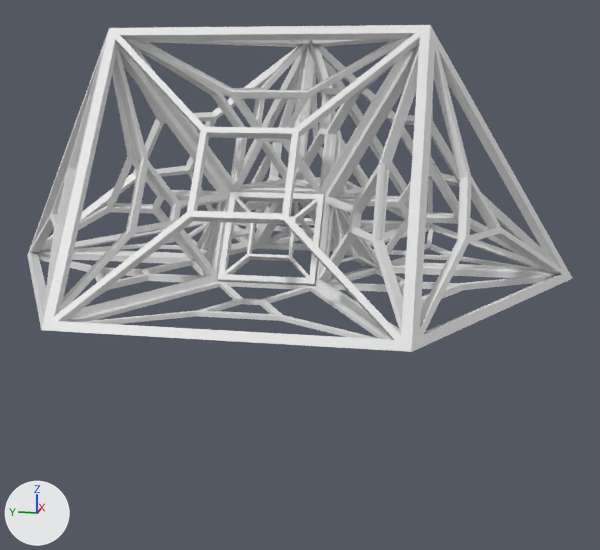
The Blender file public/models/prime_radiant/PrimeRadiantHalfToFull_Cage.blend: old version first, new version second.
Rendered twice from a 50 mm lens placed at (-144.2, -31.4, 31.2), pointed at (1.5, -2.2, -5.2). Lighting does not change. The marker at lower left points along +X, +Y and +Z.

The first picture shows 'cage_half_x2'.
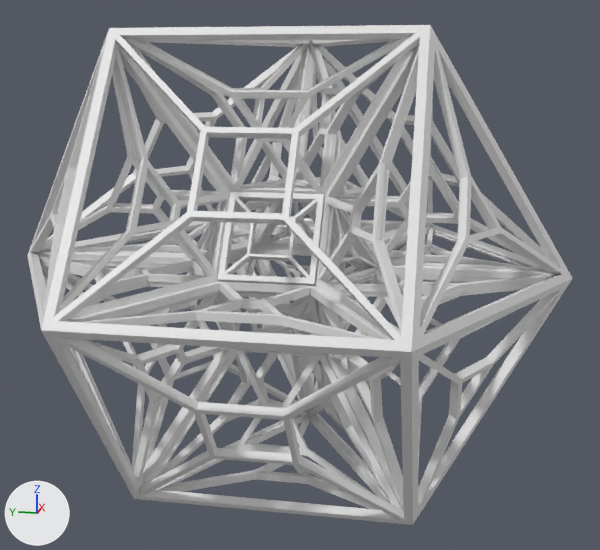
The newer file is also turned or shifted as a whole; pictures and numbers use the older file's frame.

What differs and where, as boxes (x1, y1, x2, y2) in the pictures (600 x 550 px):
'cage_half_x2', reshaped (53% taller): before (27, 25, 573, 352); after (27, 25, 573, 525)
part 1 of me_cage_half_x2, added: after (28, 224, 572, 525)

The edits, one by one:
me_cage_half_x2 is used by ob_cage_half_x2; location (0.0, 0.0, 0.0).
me_cage_half_x2 had 22902 vertices, 46336 faces and spanned x -43.2..45.8, y -50.2..51.5, z -3.6..37.9.
me_cage_half_x2 now has 28710 vertices, 59196 faces and spans x -43.2..45.8, y -50.2..51.5, z -45.2..37.9.
me_cage_half_x2 part 1: 5808 vertices added at x -43.2..45.7, y -50.1..51.5, z -45.2..-3.7.
